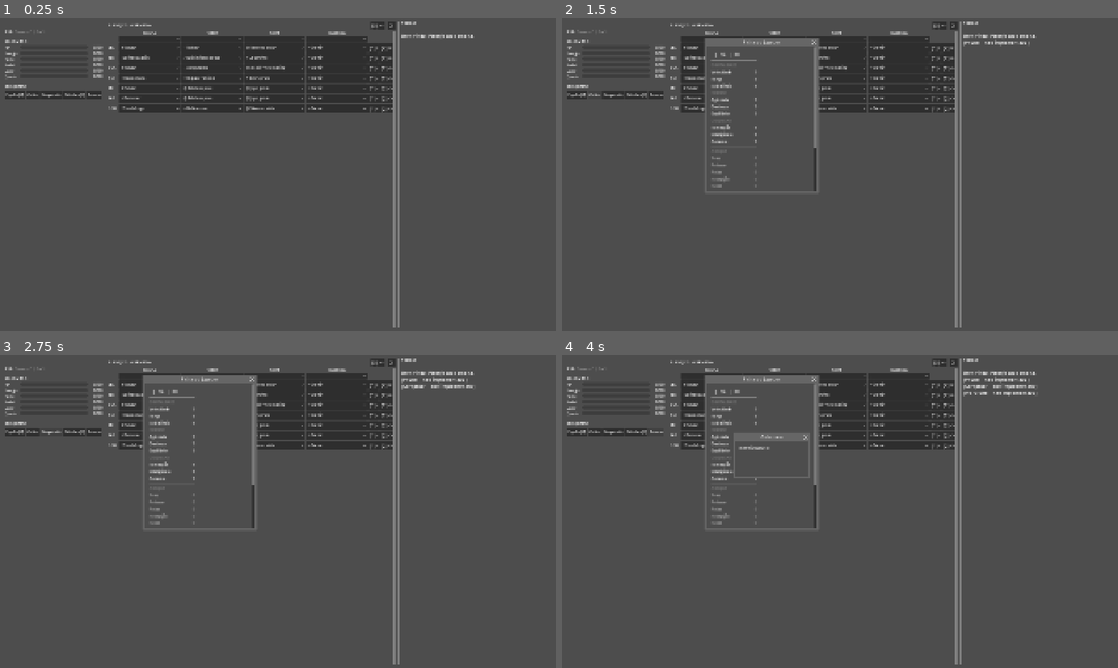
Above: before the commit, frames 1-4 (two rows, left to right).
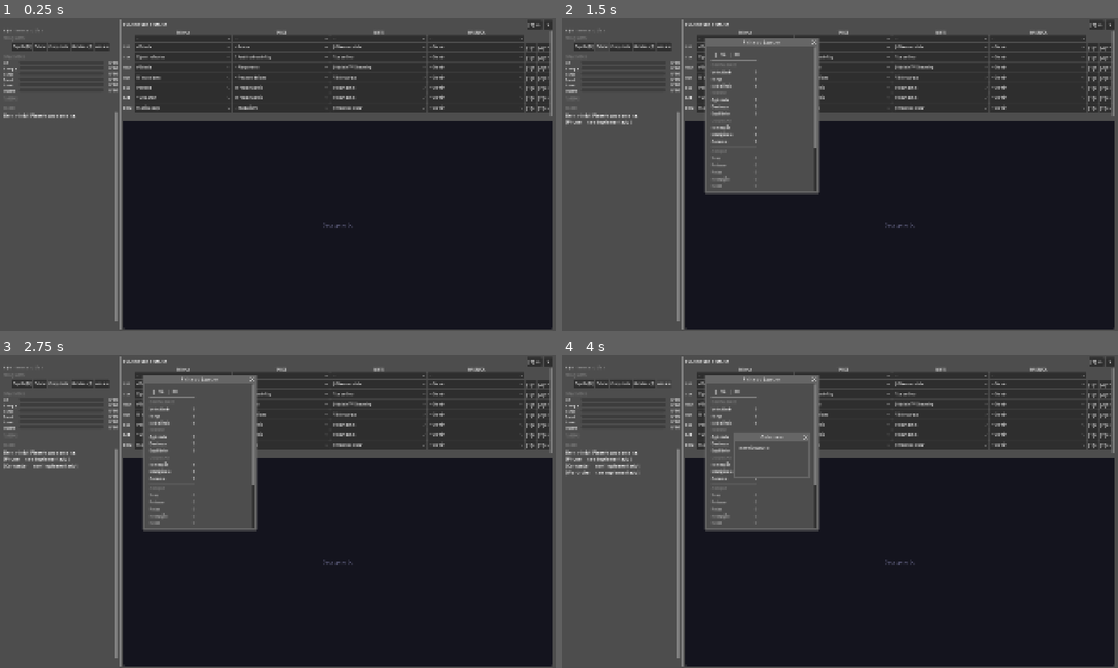
Above: after the commit, the same moments.

Repository: Slaxis/FlagFootballManager
Game: Godot game, scene res://game/modules/brasil_2026/ui/player_home/player_home.tscn
The game is run twice, just before and just after one commit, with the same random seed, the same clock (stepped at 60 frames per second) and the same inputs. This scene is started directly instead of the project's main scene.
Inputs:
- Up to frame 1 (0.25 s): no input
- Up to frame 2 (1.5 s): click "Espelho [M]" at 0.5 s; click "Celular" at 1.25 s
- Up to frame 3 (2.75 s): click "Computador" at 2 s
- Up to frame 4 (4 s): click "Geladeira [F]" at 2.75 s; click "Armario" at 3.5 s

The runs differ from the first frame. In frame 1, 63% of the frame differs, in the area x 0-100%, y 0-100%; in frame 2, 57%; in frame 3, 57%; in frame 4, 57%.

Commit message:
feat: home screen redesign — sidebar + embedded viewport
Sidebar (left): player info, casa shortcuts, vitals, quests, diary
(scrollable narrative log), effects bar. MainPanel (right): weekly
grid (compact, min 300px) + SubViewport that shows room placeholder
or embedded minigames (no more Window popups).

Minigames (play_minigame, tryout) now render inside SubViewport.
Log renamed to Diary with auto-scroll. Grid uses natural height,
viewport fills remaining space.

Co-Authored-By: Claude Opus 4.6 (1M context) <noreply@anthropic.com>

Diff:
--- a/game/modules/brasil_2026/ui/player_home/player_home.gd
+++ b/game/modules/brasil_2026/ui/player_home/player_home.gd
@@ -117,26 +117,25 @@
 var _effects: Array[Dictionary] = []
 var _resolving: bool = false
 
-# SidePanel (left)
-@onready var player_label: Label = $Margin/Content/SidePanel/PlayerLabel
-@onready var money_label: Label = $Margin/Content/SidePanel/InfoRow/MoneyLabel
-@onready var week_label: Label = $Margin/Content/SidePanel/InfoRow/WeekLabel
-@onready var vitals_header: Label = $Margin/Content/SidePanel/VitalsHeader
-@onready var vitals_panel: VBoxContainer = $Margin/Content/SidePanel/Vitals
-@onready var room_header: Label = $Margin/Content/SidePanel/RoomHeader
-@onready var room_panel: VBoxContainer = $Margin/Content/SidePanel/Room
-@onready var effects_bar: HBoxContainer = $Margin/Content/SidePanel/EffectsBar
-
-# CenterPanel
-@onready var plan_header: Label = $Margin/Content/CenterPanel/ToolRow/PlanHeader
-@onready var grid_container: GridContainer = $Margin/Content/CenterPanel/GridScroll/WeekGrid
-@onready var btn_next_week: Button = $Margin/Content/CenterPanel/ToolRow/BtnNextWeek
-@onready var btn_clear: Button = $Margin/Content/CenterPanel/ToolRow/BtnClear
-
-# InfoPanel (right)
-@onready var quest_header: Label = $Margin/Content/InfoPanel/QuestHeader
-@onready var quest_list: VBoxContainer = $Margin/Content/InfoPanel/QuestList
-@onready var log_text: RichTextLabel = $Margin/Content/InfoPanel/LogText
+# Sidebar
+@onready var player_label: Label = $Margin/Content/Sidebar/PlayerLabel
+@onready var money_label: Label = $Margin/Content/Sidebar/InfoRow/MoneyLabel
+@onready var week_label: Label = $Margin/Content/Sidebar/InfoRow/WeekLabel
+@onready var vitals_header: Label = $Margin/Content/Sidebar/VitalsHeader
+@onready var vitals_panel: VBoxContainer = $Margin/Content/Sidebar/Vitals
+@onready var room_header: Label = $Margin/Content/Sidebar/RoomHeader
+@onready var room_panel: VBoxContainer = $Margin/Content/Sidebar/Room
+@onready var quest_header: Label = $Margin/Content/Sidebar/QuestHeader
+@onready var quest_list: VBoxContainer = $Margin/Content/Sidebar/QuestList
+@onready var diary_text: RichTextLabel = $Margin/Content/Sidebar/DiaryScroll/DiaryText
+@onready var effects_bar: HBoxContainer = $Margin/Content/Sidebar/EffectsBar
+
+# MainPanel
+@onready var plan_header: Label = $Margin/Content/MainPanel/ToolRow/PlanHeader
+@onready var grid_container: GridContainer = $Margin/Content/MainPanel/GridScroll/WeekGrid
+@onready var btn_next_week: Button = $Margin/Content/MainPanel/ToolRow/BtnNextWeek
+@onready var btn_clear: Button = $Margin/Content/MainPanel/ToolRow/BtnClear
+@onready var game_viewport: SubViewport = $Margin/Content/MainPanel/GameViewport/SubViewport
 
 func _ready() -> void:
 	_activity_def = Drive.def("activity")
@@ -155,7 +154,8 @@
 	_load_quests()
 	_apply_default_week()
 	set_process_unhandled_key_input(true)
-	_log(I18n.text(T_WELCOME), COLOR_DEFAULT)
+	_show_room()
+	_diary(I18n.text(T_WELCOME), COLOR_DEFAULT)
 
 func _unhandled_key_input(event: InputEvent) -> void:
 	if not event is InputEventKey or not (event as InputEventKey).pressed:
@@ -531,7 +531,7 @@
 		"mirror":
 			_toggle_mirror_window()
 		_:
-			_log("[" + item_id.capitalize() + I18n.text(T_NOT_IMPL) + "]", COLOR_DEFAULT)
+			_diary("[" + item_id.capitalize() + I18n.text(T_NOT_IMPL) + "]", COLOR_DEFAULT)
 
 # --- Fridge window ---
 
@@ -898,7 +898,7 @@
 
 	# Run minigame if activity has one (then continue to effects/events)
 	if not collapsed and act.get("is_minigame", false):
-		_log(day_text + " " + SLOT_ICONS[slot_id] + " " + act_name + " ...", COLOR_RUNNING)
+		_diary(day_text + " " + SLOT_ICONS[slot_id] + " " + act_name + " ...", COLOR_RUNNING)
 		await _run_minigame(act)
 	else:
 		await get_tree().create_timer(SLOT_DELAY * 0.3).timeout
@@ -1007,11 +1007,11 @@
 	if not delta_parts.is_empty():
 		delta_str = " (" + ", ".join(delta_parts) + ")"
 
-	_log(day_text + " " + SLOT_ICONS[slot_id] + " " + act_name + money_str + delta_str, outcome_color)
+	_diary(day_text + " " + SLOT_ICONS[slot_id] + " " + act_name + money_str + delta_str, outcome_color)
 	if event_text != "":
 		var event_type: String = String(event_rolled.get("type", "neutral"))
 		var event_color: Color = COLOR_SYNERGY if event_type == "positive" else (COLOR_COLLAPSE if event_type == "negative" else COLOR_NORMAL)
-		_log("    " + event_text, event_color)
+		_diary("    " + event_text, event_color)
 
 	# Color the dropdown + update text if collapsed
 	_set_select_color(select, outcome_color)
@@ -1046,7 +1046,7 @@
 
 	_update_header()
 	_update_effects()
-	_log("--- " + I18n.text(T_WEEK) + " " + str(The.session["week"]) + " ---", COLOR_DEFAULT)
+	_diary("--- " + I18n.text(T_WEEK) + " " + str(The.session["week"]) + " ---", COLOR_DEFAULT)
 
 	# Check win/lose after summary is dismissed
 	var check_week: int = int(The.session.get("week", 1))
@@ -1233,14 +1233,8 @@
 
 	var scene: PackedScene = load("res://game/modules/brasil_2026/ui/minigame/play_minigame.tscn")
 	if scene == null:
-		_log("  [minigame scene not found]", COLOR_COLLAPSE)
-		return
-
-	var popup: Window = Window.new()
-	popup.title = I18n.text(act.get("name", "Minigame"))
-	popup.size = Vector2i(600, 500)
-	popup.unresizable = false
-	popup.close_requested.connect(func() -> void: popup.queue_free())
+		_diary("  [minigame scene not found]", COLOR_COLLAPSE)
+		return
 
 	var minigame: Control = scene.instantiate()
 	minigame.setup(rounds, timer_sec, max_diff)
@@ -1252,36 +1246,29 @@
 		result["total"] = total
 	)
 
-	popup.add_child(minigame)
-	add_child(popup)
-	popup.popup_centered()
-
-	while not result["done"] and is_instance_valid(popup):
+	_clear_viewport()
+	game_viewport.add_child(minigame)
+
+	while not result["done"]:
 		await get_tree().process_frame
 
-	if is_instance_valid(popup):
-		popup.queue_free()
+	_clear_viewport()
+	_show_room()
 
 	var final_score: int = int(result["score"])
 	var final_total: int = int(result["total"])
 	var passed: bool = final_score >= pass_score
 	if passed:
-		_log("  " + I18n.text(act.get("name", "?")) + ": " + str(final_score) + "/" + str(final_total) + " " + I18n.text({"pt": "APROVADO!", "en": "PASSED!"}), COLOR_SYNERGY)
+		_diary("  " + I18n.text(act.get("name", "?")) + ": " + str(final_score) + "/" + str(final_total) + " " + I18n.text({"pt": "APROVADO!", "en": "PASSED!"}), COLOR_SYNERGY)
 	else:
-		_log("  " + I18n.text(act.get("name", "?")) + ": " + str(final_score) + "/" + str(final_total) + " " + I18n.text({"pt": "REPROVADO", "en": "FAILED"}), COLOR_COLLAPSE)
+		_diary("  " + I18n.text(act.get("name", "?")) + ": " + str(final_score) + "/" + str(final_total) + " " + I18n.text({"pt": "REPROVADO", "en": "FAILED"}), COLOR_COLLAPSE)
 
 func _run_tryout(act: Dictionary) -> void:
 	var config: Dictionary = act.get("minigame_config", {})
 	var scene: PackedScene = load("res://game/modules/brasil_2026/ui/tryout/tryout_manager.tscn")
 	if scene == null:
-		_log("  [tryout scene not found]", COLOR_COLLAPSE)
-		return
-
-	var popup: Window = Window.new()
-	popup.title = I18n.text(act.get("name", "Tryout"))
-	popup.size = Vector2i(650, 550)
-	popup.unresizable = false
-	popup.close_requested.connect(func() -> void: popup.queue_free())
+		_diary("  [tryout scene not found]", COLOR_COLLAPSE)
+		return
 
 	var tryout: Control = scene.instantiate()
 	tryout.setup(config)
@@ -1293,15 +1280,14 @@
 		result["data"] = tryout_data
 	)
 
-	popup.add_child(tryout)
-	add_child(popup)
-	popup.popup_centered()
-
-	while not result["done"] and is_instance_valid(popup):
+	_clear_viewport()
+	game_viewport.add_child(tryout)
+
+	while not result["done"]:
 		await get_tree().process_frame
 
-	if is_instance_valid(popup):
-		popup.queue_free()
+	_clear_viewport()
+	_show_room()
 
 	# Process tryout results
 	var data: Dictionary = result["data"]
@@ -1309,10 +1295,10 @@
 		The.session["team_id"] = "pending_selection"
 		The.session["player_position"] = data.get("position", "")
 		The.session["tryout_results"] = data
-		_log("  Tryout: " + str(data.get("total_score", 0)) + "/" + str(data.get("total_possible", 0)) + " " + I18n.text({"pt": "APROVADO!", "en": "PASSED!"}), COLOR_SYNERGY)
+		_diary("  Tryout: " + str(data.get("total_score", 0)) + "/" + str(data.get("total_possible", 0)) + " " + I18n.text({"pt": "APROVADO!", "en": "PASSED!"}), COLOR_SYNERGY)
 	else:
 		The.session["tryout_failed_count"] = int(The.session.get("tryout_failed_count", 0)) + 1
-		_log("  Tryout: " + str(data.get("total_score", 0)) + "/" + str(data.get("total_possible", 0)) + " " + I18n.text({"pt": "REPROVADO", "en": "FAILED"}), COLOR_COLLAPSE)
+		_diary("  Tryout: " + str(data.get("total_score", 0)) + "/" + str(data.get("total_possible", 0)) + " " + I18n.text({"pt": "REPROVADO", "en": "FAILED"}), COLOR_COLLAPSE)
 	The.session["last_tryout_result"] = data
 
 # --- Meals ---
@@ -1327,7 +1313,7 @@
 		var r: int = MEAL_EMERGENCY_FRIDGE_RESTORE if is_emergency else MEAL_FRIDGE_RESTORE
 		vitals["hunger"] = clampi(int(vitals["hunger"]) + r, 0, 100)
 		var meal_label: String = I18n.text({"pt": "Comeu da geladeira", "en": "Ate from the fridge"})
-		_log(prefix + "[=] " + meal_label + " (" + str(fridge_meals) + ")", COLOR_NORMAL)
+		_diary(prefix + "[=] " + meal_label + " (" + str(fridge_meals) + ")", COLOR_NORMAL)
 		The.session["fridge_meals"] = fridge_meals
 		_update_fridge_display()
 		result = {"ate": true, "vitals": vitals, "money": money, "fridge": fridge_meals}
@@ -1336,7 +1322,7 @@
 		money -= MEAL_DELIVERY_COST
 		vitals["hunger"] = clampi(int(vitals["hunger"]) + MEAL_DELIVERY_RESTORE, 0, 100)
 		var del_label: String = I18n.text({"pt": "Pediu comida (-R$" + str(MEAL_DELIVERY_COST) + ")", "en": "Ordered delivery (-R$" + str(MEAL_DELIVERY_COST) + ")"})
-		_log(prefix + "[$] " + del_label, COLOR_NORMAL)
+		_diary(prefix + "[$] " + del_label, COLOR_NORMAL)
 		result = {"ate": true, "vitals": vitals, "money": money, "fridge": fridge_meals}
 	# 3) Lanche (spend what you have, up to R$30)
 	elif money >= 5:
@@ -1345,7 +1331,7 @@
 		var snack_restore: int = 15 + int(cost * 1.2)
 		vitals["hunger"] = clampi(int(vitals["hunger"]) + snack_restore, 0, 100)
 		var snack_label: String = I18n.text({"pt": "Comprou lanche (-R$" + str(cost) + ")", "en": "Bought snack (-R$" + str(cost) + ")"})
-		_log(prefix + "[$] " + snack_label, COLOR_COLLAPSE)
+		_diary(prefix + "[$] " + snack_label, COLOR_COLLAPSE)
 		result = {"ate": true, "vitals": vitals, "money": money, "fridge": fridge_meals}
 	return result
 
@@ -1554,11 +1540,43 @@
 			The.next_scene(menu_scene)
 	)
 
-# --- Log ---
-
-func _log(text: String, color: Color = COLOR_DEFAULT) -> void:
+# --- Viewport ---
+
+func _clear_viewport() -> void:
+	for child: Node in game_viewport.get_children():
+		child.queue_free()
+
+func _show_room() -> void:
+	_clear_viewport()
+	var room: PanelContainer = PanelContainer.new()
+	var style: StyleBoxFlat = StyleBoxFlat.new()
+	style.bg_color = Color(0.08, 0.08, 0.12)
+	style.corner_radius_top_left = 4
+	style.corner_radius_top_right = 4
+	style.corner_radius_bottom_left = 4
+	style.corner_radius_bottom_right = 4
+	room.add_theme_stylebox_override("panel", style)
+	room.set_anchors_and_offsets_preset(Control.PRESET_FULL_RECT)
+	var lbl: Label = Label.new()
+	lbl.text = I18n.text({"pt": "Seu quarto", "en": "Your room"})
+	lbl.add_theme_font_size_override("font_size", 20)
+	lbl.add_theme_color_override("font_color", Color(0.3, 0.3, 0.4))
+	lbl.horizontal_alignment = HORIZONTAL_ALIGNMENT_CENTER
+	lbl.vertical_alignment = VERTICAL_ALIGNMENT_CENTER
+	lbl.set_anchors_and_offsets_preset(Control.PRESET_FULL_RECT)
+	room.add_child(lbl)
+	game_viewport.add_child(room)
+
+# --- Diary ---
+
+func _diary(text: String, color: Color = COLOR_DEFAULT) -> void:
 	if color != COLOR_DEFAULT:
 		var hex: String = color.to_html(false)
-		log_text.append_text("[color=#" + hex + "]" + text + "[/color]\n")
+		diary_text.append_text("[color=#" + hex + "]" + text + "[/color]\n")
 	else:
-		log_text.append_text(text + "\n")
+		diary_text.append_text(text + "\n")
+	# Auto-scroll to bottom
+	var scroll: ScrollContainer = diary_text.get_parent() as ScrollContainer
+	if scroll:
+		await get_tree().process_frame
+		scroll.scroll_vertical = int(scroll.get_v_scroll_bar().max_value)
--- a/game/modules/brasil_2026/ui/player_home/player_home.tscn
+++ b/game/modules/brasil_2026/ui/player_home/player_home.tscn
@@ -18,143 +18,163 @@
 anchor_bottom = 1.0
 grow_horizontal = 2
 grow_vertical = 2
-theme_override_constants/margin_left = 16
-theme_override_constants/margin_top = 10
-theme_override_constants/margin_right = 16
-theme_override_constants/margin_bottom = 10
+theme_override_constants/margin_left = 12
+theme_override_constants/margin_top = 8
+theme_override_constants/margin_right = 12
+theme_override_constants/margin_bottom = 8
 
 [node name="Content" type="HBoxContainer" parent="Margin"]
 layout_mode = 2
 size_flags_vertical = 3
 theme_override_constants/separation = 8
 
-[node name="SidePanel" type="VBoxContainer" parent="Margin/Content"]
+[node name="Sidebar" type="VBoxContainer" parent="Margin/Content"]
 layout_mode = 2
 size_flags_horizontal = 3
-size_flags_stretch_ratio = 0.7
-custom_minimum_size = Vector2(180, 0)
-theme_override_constants/separation = 6
+size_flags_stretch_ratio = 0.8
+custom_minimum_size = Vector2(200, 0)
+theme_override_constants/separation = 4
 
-[node name="PlayerLabel" type="Label" parent="Margin/Content/SidePanel"]
+[node name="PlayerLabel" type="Label" parent="Margin/Content/Sidebar"]
 layout_mode = 2
 theme_override_font_sizes/font_size = 16
 text = "Player"
 
-[node name="InfoRow" type="HBoxContainer" parent="Margin/Content/SidePanel"]
+[node name="InfoRow" type="HBoxContainer" parent="Margin/Content/Sidebar"]
 layout_mode = 2
 theme_override_constants/separation = 12
 
-[node name="MoneyLabel" type="Label" parent="Margin/Content/SidePanel/InfoRow"]
+[node name="MoneyLabel" type="Label" parent="Margin/Content/Sidebar/InfoRow"]
 layout_mode = 2
 theme_override_font_sizes/font_size = 12
 text = "R$ 500"
 
-[node name="WeekLabel" type="Label" parent="Margin/Content/SidePanel/InfoRow"]
+[node name="WeekLabel" type="Label" parent="Margin/Content/Sidebar/InfoRow"]
 layout_mode = 2
 theme_override_font_sizes/font_size = 12
 theme_override_colors/font_color = Color(0.6, 0.6, 0.6, 1)
 text = "Week 1"
 
-[node name="SideSep1" type="HSeparator" parent="Margin/Content/SidePanel"]
+[node name="Sep1" type="HSeparator" parent="Margin/Content/Sidebar"]
 layout_mode = 2
 
-[node name="VitalsHeader" type="Label" parent="Margin/Content/SidePanel"]
+[node name="RoomHeader" type="Label" parent="Margin/Content/Sidebar"]
 layout_mode = 2
-theme_override_font_sizes/font_size = 12
-text = "VITALS"
+theme_override_font_sizes/font_size = 11
+theme_override_colors/font_color = Color(0.5, 0.5, 0.5, 1)
+text = "CASA"
 
-[node name="Vitals" type="VBoxContainer" parent="Margin/Content/SidePanel"]
+[node name="Room" type="VBoxContainer" parent="Margin/Content/Sidebar"]
 layout_mode = 2
-theme_override_constants/separation = 3
+theme_override_constants/separation = 2
 
-[node name="SideSep2" type="HSeparator" parent="Margin/Content/SidePanel"]
+[node name="Sep2" type="HSeparator" parent="Margin/Content/Sidebar"]
 layout_mode = 2
 
-[node name="RoomHeader" type="Label" parent="Margin/Content/SidePanel"]
+[node name="VitalsHeader" type="Label" parent="Margin/Content/Sidebar"]
 layout_mode = 2
-theme_override_font_sizes/font_size = 12
-text = "ROOM"
+theme_override_font_sizes/font_size = 11
+theme_override_colors/font_color = Color(0.5, 0.5, 0.5, 1)
+text = "SINAIS VITAIS"
 
-[node name="Room" type="VBoxContainer" parent="Margin/Content/SidePanel"]
+[node name="Vitals" type="VBoxContainer" parent="Margin/Content/Sidebar"]
 layout_mode = 2
-theme_override_constants/separation = 3
+theme_override_constants/separation = 2
 
-[node name="EffectsSpacer" type="Control" parent="Margin/Content/SidePanel"]
-layout_mode = 2
-size_flags_vertical = 3
-
-[node name="EffectsBar" type="HBoxContainer" parent="Margin/Content/SidePanel"]
-layout_mode = 2
-custom_minimum_size = Vector2(0, 20)
-theme_override_constants/separation = 6
-
-[node name="Sep1" type="VSeparator" parent="Margin/Content"]
+[node name="Sep3" type="HSeparator" parent="Margin/Content/Sidebar"]
 layout_mode = 2
 
-[node name="CenterPanel" type="VBoxContainer" parent="Margin/Content"]
+[node name="QuestHeader" type="Label" parent="Margin/Content/Sidebar"]
 layout_mode = 2
-size_flags_horizontal = 3
-size_flags_stretch_ratio = 2.5
-theme_override_constants/separation = 4
+theme_override_font_sizes/font_size = 11
+theme_override_colors/font_color = Color(0.5, 0.5, 0.5, 1)
+text = "TAREFAS"
 
-[node name="ToolRow" type="HBoxContainer" parent="Margin/Content/CenterPanel"]
+[node name="QuestList" type="VBoxContainer" parent="Margin/Content/Sidebar"]
 layout_mode = 2
-theme_override_constants/separation = 8
+theme_override_constants/separation = 2
 
-[node name="PlanHeader" type="Label" parent="Margin/Content/CenterPanel/ToolRow"]
+[node name="Sep4" type="HSeparator" parent="Margin/Content/Sidebar"]
 layout_mode = 2
-theme_override_font_sizes/font_size = 14
-text = "PLAN YOUR WEEK"
 
-[node name="ToolSpacer" type="Control" parent="Margin/Content/CenterPanel/ToolRow"]
+[node name="DiaryHeader" type="Label" parent="Margin/Content/Sidebar"]
 layout_mode = 2
-size_flags_horizontal = 3
+theme_override_font_sizes/font_size = 11
+theme_override_colors/font_color = Color(0.5, 0.5, 0.5, 1)
+text = "DIARIO"
 
-[node name="BtnNextWeek" type="Button" parent="Margin/Content/CenterPanel/ToolRow"]
-layout_mode = 2
-custom_minimum_size = Vector2(28, 28)
-text = ">>"
-
-[node name="BtnClear" type="Button" parent="Margin/Content/CenterPanel/ToolRow"]
-layout_mode = 2
-custom_minimum_size = Vector2(28, 28)
-text = "X"
-
-[node name="GridScroll" type="ScrollContainer" parent="Margin/Content/CenterPanel"]
+[node name="DiaryScroll" type="ScrollContainer" parent="Margin/Content/Sidebar"]
 layout_mode = 2
 size_flags_vertical = 3
 horizontal_scroll_mode = 0
 vertical_scroll_mode = 2
 
-[node name="WeekGrid" type="GridContainer" parent="Margin/Content/CenterPanel/GridScroll"]
+[node name="DiaryText" type="RichTextLabel" parent="Margin/Content/Sidebar/DiaryScroll"]
+layout_mode = 2
+size_flags_horizontal = 3
+size_flags_vertical = 3
+bbcode_enabled = true
+fit_content = true
+scroll_active = false
+
+[node name="EffectsBar" type="HBoxContainer" parent="Margin/Content/Sidebar"]
+layout_mode = 2
+custom_minimum_size = Vector2(0, 20)
+theme_override_constants/separation = 6
+
+[node name="Sep" type="VSeparator" parent="Margin/Content"]
+layout_mode = 2
+
+[node name="MainPanel" type="VBoxContainer" parent="Margin/Content"]
+layout_mode = 2
+size_flags_horizontal = 3
+size_flags_stretch_ratio = 3.0
+theme_override_constants/separation = 4
+
+[node name="ToolRow" type="HBoxContainer" parent="Margin/Content/MainPanel"]
+layout_mode = 2
+theme_override_constants/separation = 8
+
+[node name="PlanHeader" type="Label" parent="Margin/Content/MainPanel/ToolRow"]
+layout_mode = 2
+theme_override_font_sizes/font_size = 14
+text = "PLAN YOUR WEEK"
+
+[node name="ToolSpacer" type="Control" parent="Margin/Content/MainPanel/ToolRow"]
+layout_mode = 2
+size_flags_horizontal = 3
+
+[node name="BtnNextWeek" type="Button" parent="Margin/Content/MainPanel/ToolRow"]
+layout_mode = 2
+custom_minimum_size = Vector2(28, 28)
+text = ">>"
+
+[node name="BtnClear" type="Button" parent="Margin/Content/MainPanel/ToolRow"]
+layout_mode = 2
+custom_minimum_size = Vector2(28, 28)
+text = "X"
+
+[node name="GridScroll" type="ScrollContainer" parent="Margin/Content/MainPanel"]
+layout_mode = 2
+custom_minimum_size = Vector2(0, 300)
+horizontal_scroll_mode = 0
+vertical_scroll_mode = 2
+
+[node name="WeekGrid" type="GridContainer" parent="Margin/Content/MainPanel/GridScroll"]
 layout_mode = 2
 size_flags_horizontal = 3
 theme_override_constants/h_separation = 3
 theme_override_constants/v_separation = 3
 
-[node name="Sep2" type="VSeparator" parent="Margin/Content"]
+[node name="ViewportSep" type="HSeparator" parent="Margin/Content/MainPanel"]
 layout_mode = 2
 
-[node name="InfoPanel" type="VBoxContainer" parent="Margin/Content"]
-layout_mode = 2
-size_flags_horizontal = 3
-size_flags_stretch_ratio = 1.3
-theme_override_constants/separation = 6
-
-[node name="QuestHeader" type="Label" parent="Margin/Content/InfoPanel"]
-layout_mode = 2
-theme_override_font_sizes/font_size = 12
-text = "QUESTS"
-
-[node name="QuestList" type="VBoxContainer" parent="Margin/Content/InfoPanel"]
-layout_mode = 2
-theme_override_constants/separation = 2
-
-[node name="InfoSep" type="HSeparator" parent="Margin/Content/InfoPanel"]
-layout_mode = 2
-
-[node name="LogText" type="RichTextLabel" parent="Margin/Content/InfoPanel"]
+[node name="GameViewport" type="SubViewportContainer" parent="Margin/Content/MainPanel"]
 layout_mode = 2
 size_flags_vertical = 3
-bbcode_enabled = true
-scroll_following = true
+stretch = true
+
+[node name="SubViewport" type="SubViewport" parent="Margin/Content/MainPanel/GameViewport"]
+handle_input_locally = true
+size = Vector2i(1024, 512)
+render_target_update_mode = 4
Not shown, changed: CHANGELOG.md
